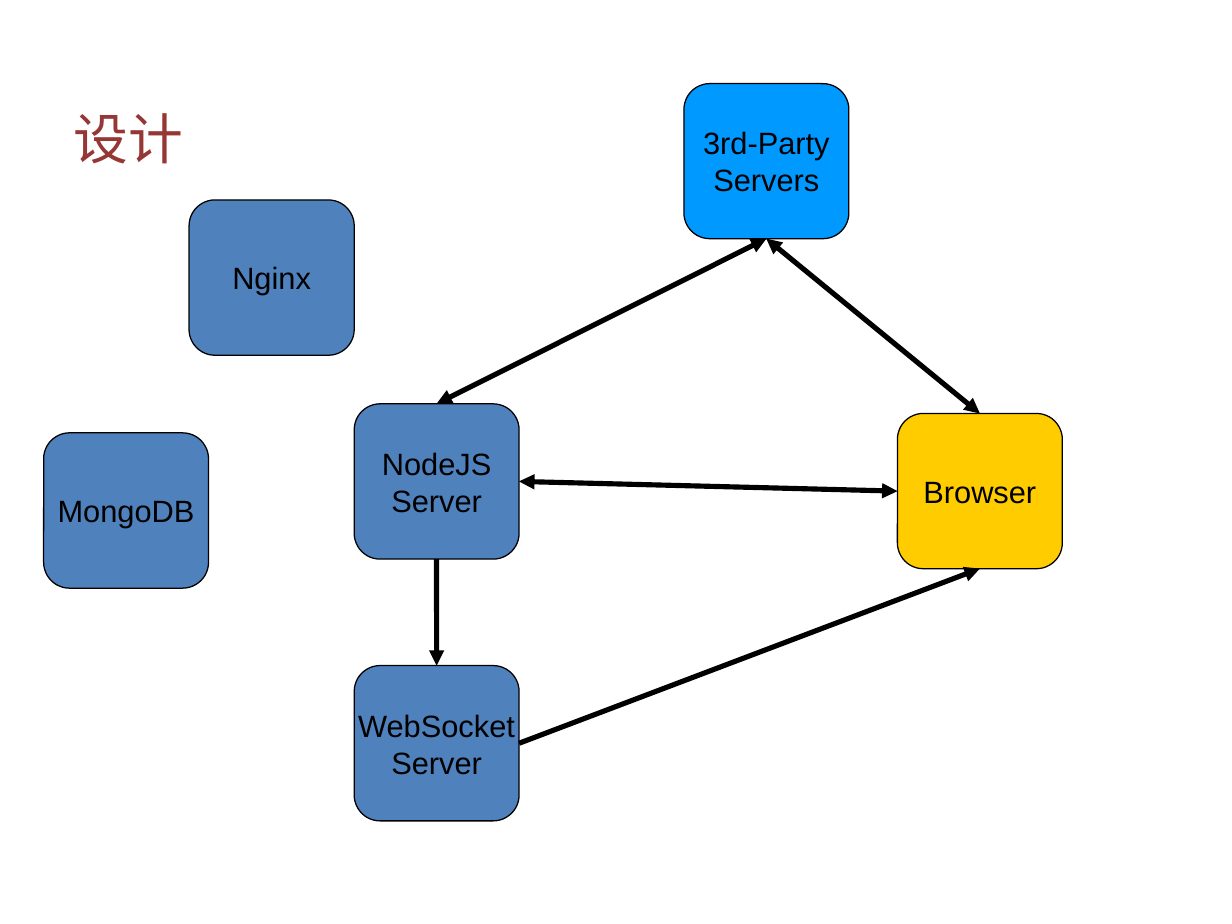
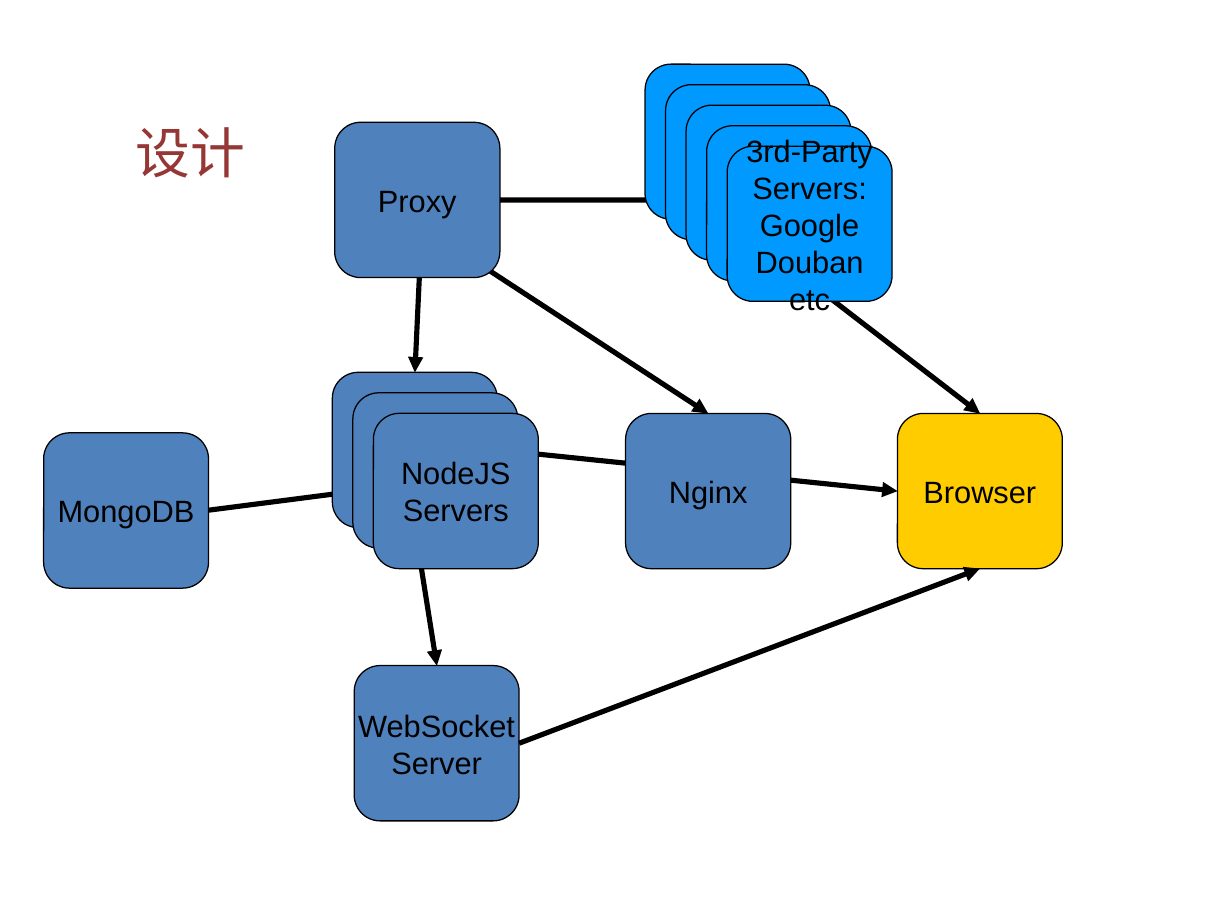
Before and after one commit to phoeagon/schedule-tour, a slide deck: slide 6 of html5intel_final1.ppt. Drawn at 1232x924 pixels with LibreOffice and Linux fonts; fonts in the diff are those of the drawing; background and template pictures are left out. Boxes give left, top, right and bottom in pixels: in the first picture for what was removed or moved away, otherwise in the second. Text is boxed around its words. In the diff, an @@ line names an element or a change of style, - is before the commit and + after.

```diff
--- a/html5intel_final1.ppt
+++ b/html5intel_final1.ppt
@@ title "设计": place and size @@
-title "设计" at <box>74,113,184,164</box>
+title "设计" at <box>136,127,246,178</box>
@@ rounded rectangle "3rd-Party Servers": place and size @@
-rounded rectangle "3rd-Party Servers" at <box>684,84,849,239</box>
+rounded rectangle "3rd-Party Servers" at <box>665,85,830,240</box>
@@ rounded rectangle added at <box>335,122,500,277</box>, fill #4F81BD, outline #000000 0.74 pt, 18 pt, text #000000 @@
+Proxy
@@ group added at <box>646,64,892,302</box>: 4 rounded rectangles @@
+3rd-Party
+Servers
+3rd-Party
+Servers
+3rd-Party
+Servers
+3rd-Party
+Servers:
+Google
+Douban
+etc
@@ double arrow added from (732, 200) to (403, 200), #000000 3 pt @@
@@ double arrow added from (415, 372) to (423, 219), #000000 3 pt @@
@@ double arrow moved from (766, 239) - (979, 414) to (728, 219) - (981, 414) @@
@@ double arrow moved from (436, 404) - (766, 239) to (708, 414) - (442, 240) @@
@@ rounded rectangle added at <box>333,372,498,527</box>, fill #4F81BD, outline #000000 0.74 pt, 18 pt, text #000000 @@
+NodeJS
+Server
@@ rounded rectangle "NodeJS": place and size @@
-rounded rectangle "NodeJS" at <box>355,404,520,559</box>
+rounded rectangle "NodeJS" at <box>352,393,517,548</box>
@@ rounded rectangle added at <box>373,414,538,569</box>, fill #4F81BD, outline #000000 0.74 pt, 18 pt, text #000000 @@
+NodeJS
+Servers
@@ rounded rectangle "Nginx": place and size @@
-rounded rectangle "Nginx" at <box>188,200,354,355</box>
+rounded rectangle "Nginx" at <box>626,414,791,569</box>
@@ double arrow moved from (519, 482) - (898, 492) to (498, 450) - (898, 492) @@
@@ arrow added from (131, 520) to (431, 482), #000000 3 pt @@
@@ arrow moved from (436, 559) - (436, 665) to (415, 527) - (437, 665) @@
```
Also in this commit, not shown: 1 other slide changed, 3 slides added.
